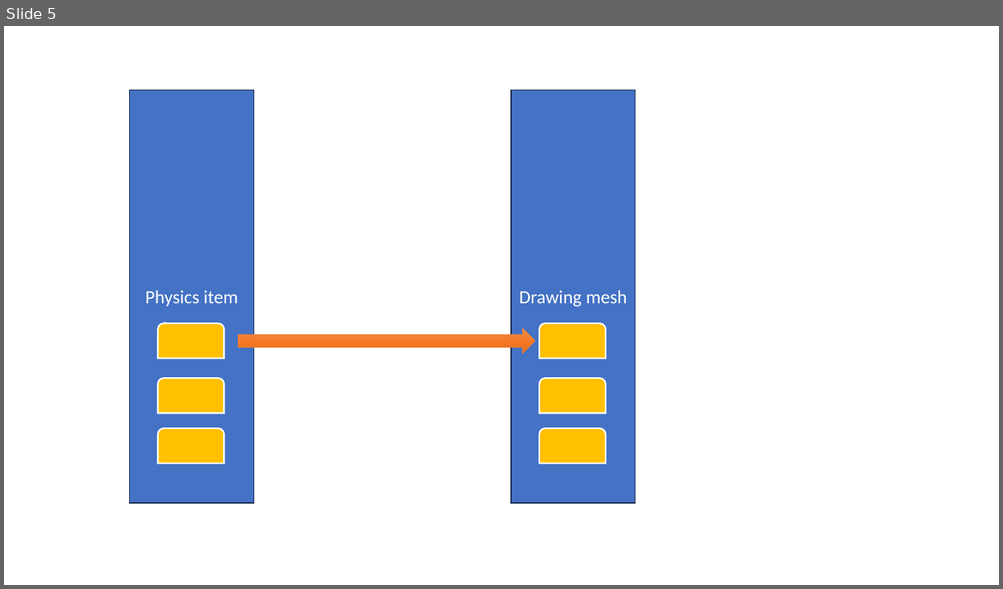
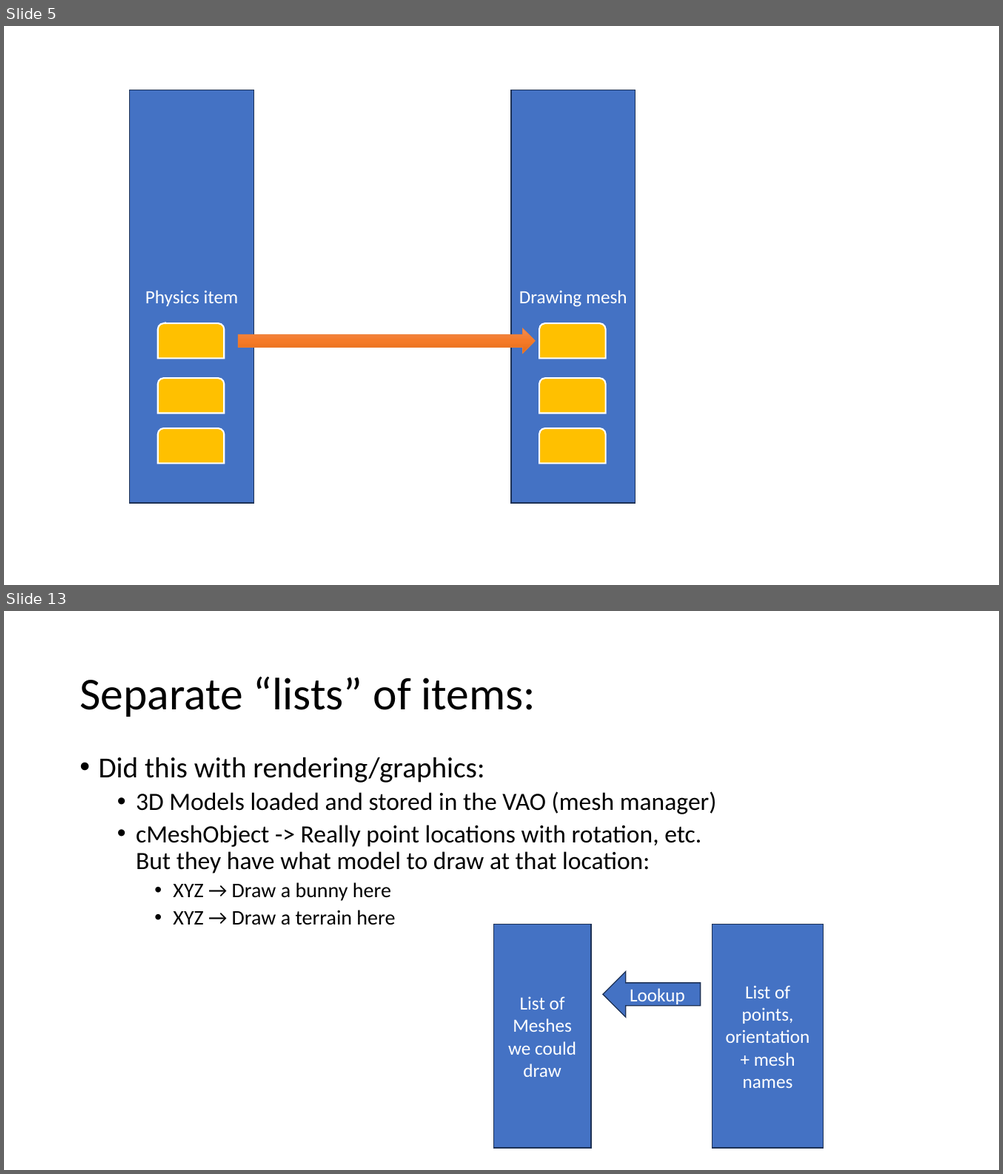
Before and after one commit to FeeneyCodes/GDP202425, a slide deck: 6019_Phys_1/D2D/W02/Collision_Detection (2024).pptx. Shown one above the other, each under a label of ours: slide 5 before the commit, slides 5 and 13 after it; the slides between them are not shown. The pictures are 1003x589 and 1003x1174 pixels, drawn with LibreOffice and Linux fonts; fonts in the diff are those of the drawing. Boxes give left, top, right and bottom in pixels: in the first picture for what was removed or moved away, otherwise in the second. Text is boxed around its words. In the diff, an @@ line names an element or a change of style, - is before the commit and + after.

```diff
--- a/6019_Phys_1/D2D/W02/Collision_Detection (2024).pptx
+++ b/6019_Phys_1/D2D/W02/Collision_Detection (2024).pptx
@@ slide 13 added at <box>4,611,999,1170</box>, background #FFFFFF @@
@@ title added at <box>79,676,535,717</box>, 44 pt, text #000000 @@
+Separate “lists” of items:
@@ text added at <box>99,757,717,925</box>, 24 pt, text #000000 @@
+• Did this with rendering/graphics:
+  • 3D Models loaded and stored in the VAO (mesh manager)
+  • cMeshObject -> Really point locations with rotation, etc.
+    But they have what model to draw at that location:
+    • XYZ → Draw a bunny here
+    • XYZ → Draw a terrain here
@@ rectangle added at <box>493,924,591,1148</box>, fill #4472C4, outline #1E3256 1 pt, 18 pt, text #FFFFFF @@
+List of Meshes we could draw
@@ rectangle added at <box>712,924,823,1148</box>, fill #4472C4, outline #1E3256 1 pt, 18 pt, text #FFFFFF @@
+List of points, orientation + mesh names
@@ left arrow added at <box>603,972,701,1017</box>, fill #4472C4, outline #1E3256 1 pt, 18 pt, text #FFFFFF @@
+Lookup
```
Also in this commit, not shown: 2 slides changed, 3 other slides added, 1 slide removed, 42 other files.
